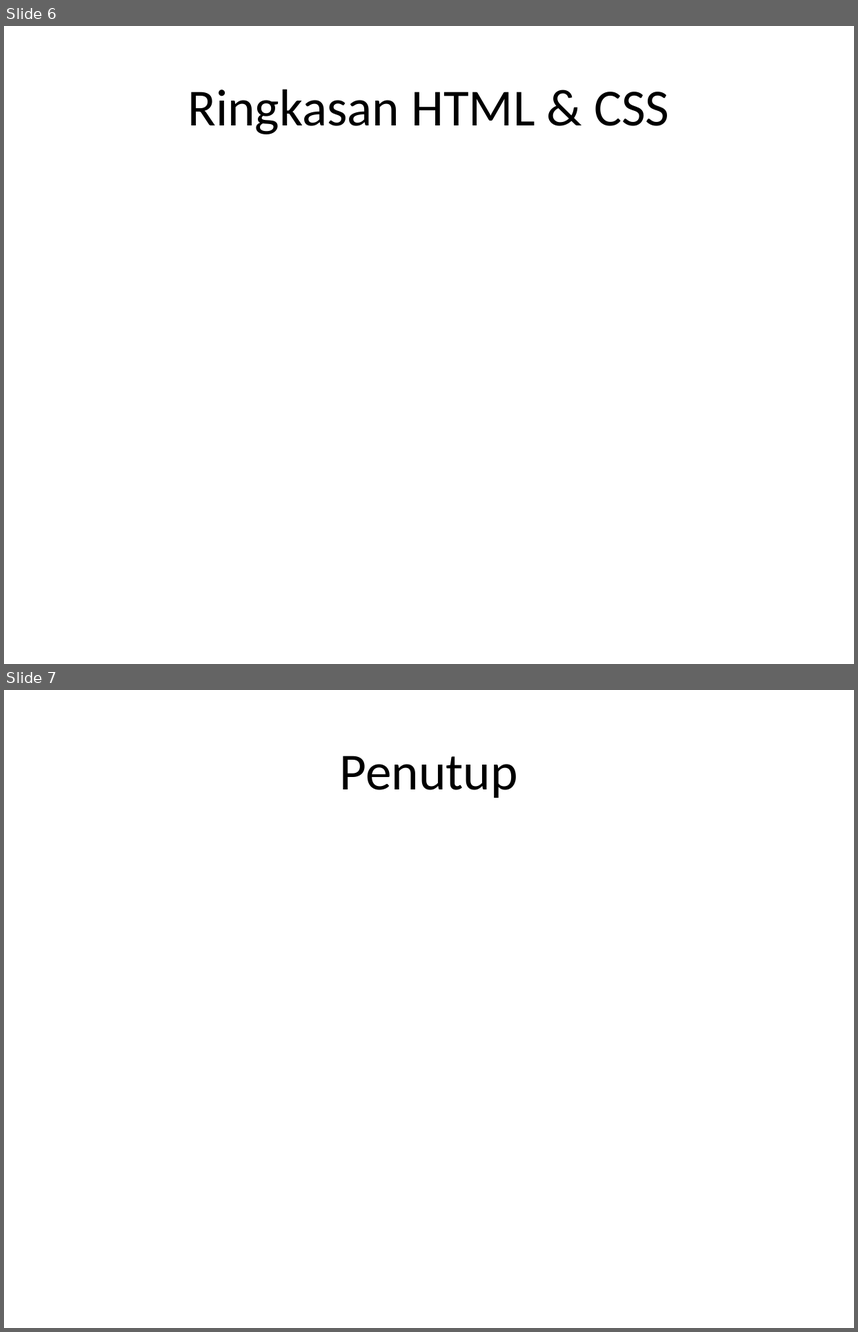
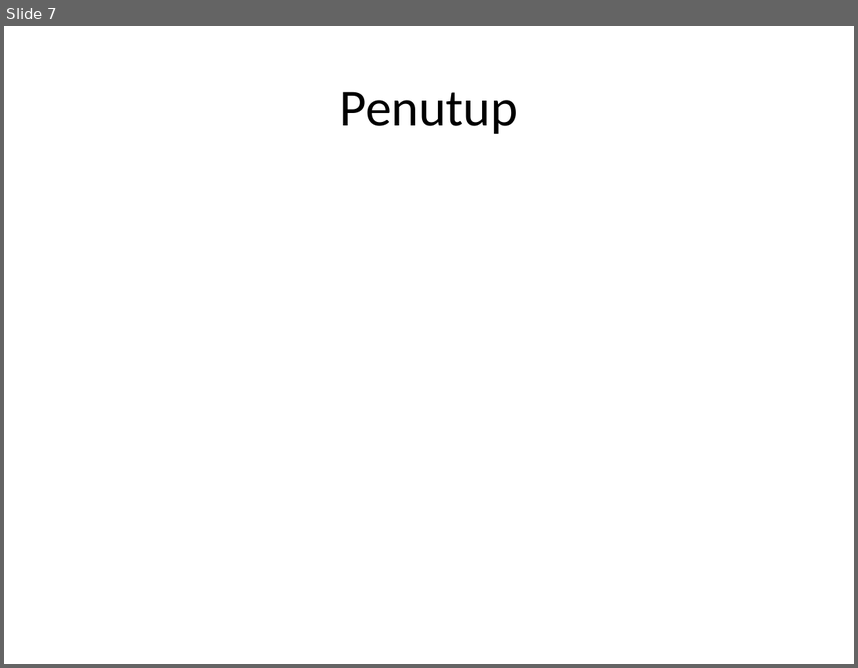
Before and after one commit to IOInspire/SGCodingMum, a slide deck: Titin/Power poin.pptx. Shown one above the other, each under a label of ours: slides 6 and 7 before the commit, slide 7 after it. The pictures are 858x1332 and 858x668 pixels, drawn with LibreOffice and Linux fonts; fonts in the diff are those of the drawing; background and template pictures are left out. Boxes give left, top, right and bottom in pixels: in the first picture for what was removed or moved away, otherwise in the second. Text is boxed around its words. In the diff, an @@ line names an element or a change of style, - is before the commit and + after.

```diff
--- a/Titin/Power poin.pptx
+++ b/Titin/Power poin.pptx
@@ slide 6 removed at (x1=4, y1=26, x2=854, y2=664), background picture (left out) @@
@@ title removed at (x1=188, y1=89, x2=669, y2=134) @@
-Ringkasan HTML & CSS
```
Also in this commit, not shown: 1 slide changed, 5 slides added, 4 other slides removed, 26 other files.
